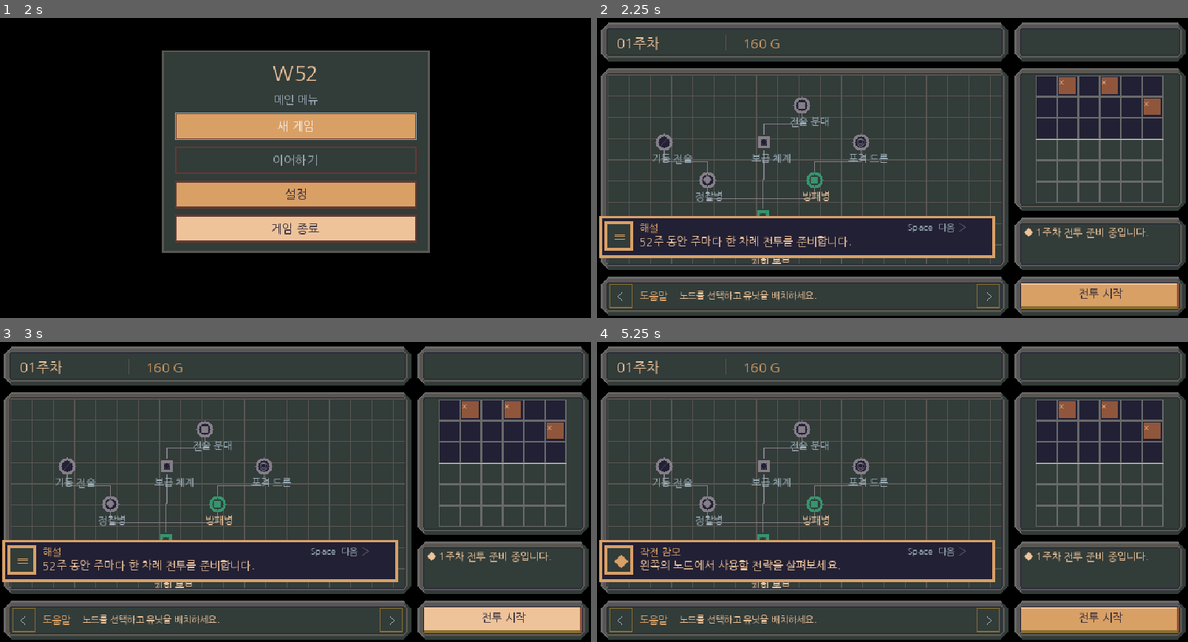
Above: before the commit, frames 1-4 (two rows, left to right).
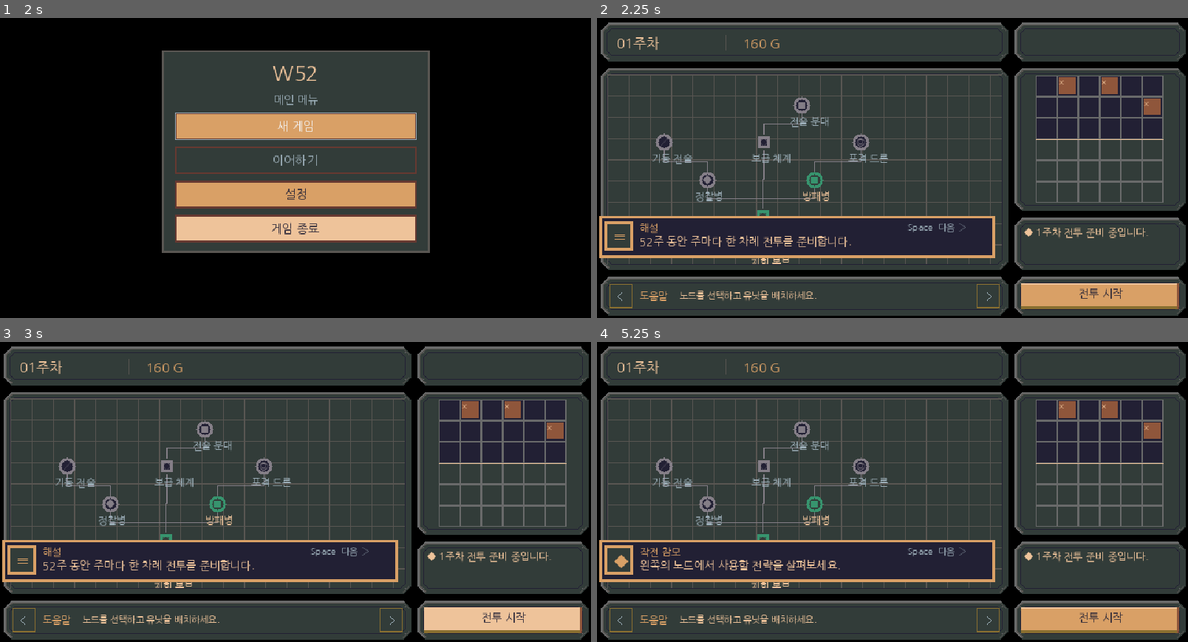
Above: after the commit, the same moments.

Repository: xcliming-svg/w52
Game: Godot game, scene res://main.tscn
The game is run twice, just before and just after one commit, with the same random seed, the same clock (stepped at 60 frames per second) and the same inputs.
Inputs (mouse positions are in pixels of both pictures, inside the frame that each line leads up to):
- Up to frame 1 (2 s): tap Enter at 0.5, 0.6 s; move the mouse to (425, 135) at 0.52 s; click (425, 135) at 0.67 s; tap Space at 0.77, 1.07, 1.25 s; tap Keypad Enter at 0.8 s; drag from (177, 168) to (265, 219) at 1.27 s
- Up to frame 2 (2.25 s): click "새 게임" at 2 s
- Up to frame 3 (3 s): click (502, 621) at 2.75 s
- Up to frame 4 (5.25 s): click (1099, 621) at 3.5 s; click (1099, 621) at 4.25 s; tap Enter at 5 s; move the mouse to (892, 477) at 5.02 s; tap Space at 5.1 s; click (892, 477) at 5.17 s

Frame 1 is identical in both runs. In frame 2, 6.4% of the frame differs, in the area x 1-100%, y 2-99%; in frame 3, 6.4%; in frame 4, 6.4%.

Commit message:
fix(devel): align HTML v8 metal screws and restore Web fullscreen input

Diff:
--- a/scripts/game.gd
+++ b/scripts/game.gd
@@ -588,11 +588,13 @@
     draw_rect(rect, border)
     draw_rect(rect.grow(-1.0), fill)
 
-# Each beveled layer is a run of integer pixels. No subpixel edges or antialiasing.
-func _frame_layer(frame: Rect2i, inset: int, fill: Color, lit: Color, shade: Color) -> void:
+# Match the reference HTML v8 nested 2px outer / 4px middle / 1px inner
+# bevel. Each successive clipped octagon cuts deeper into the corners.
+# Row fills are integer pixel spans; no antialiased diagonal drawing.
+func _frame_layer(frame: Rect2i, inset: int, edge_width: int, fill: Color, lit: Color, shade: Color) -> void:
     var a := frame.position + Vector2i(inset, inset)
     var e := frame.end - Vector2i(inset, inset)
-    var cut := maxi(0, 8 - inset)
+    var cut := UI.metal_corner_cut(inset)
     for y in range(a.y, e.y):
         var from_corner := mini(y - a.y, e.y - 1 - y)
         var clip_left := maxi(0, cut - from_corner)
@@ -601,31 +603,33 @@
         if x1 <= x0:
             continue
         draw_rect(Rect2(x0, y, x1 - x0, 1), fill)
-        if y - a.y < 2:
+        if edge_width <= 0:
+            continue
+        if y - a.y < edge_width:
             draw_rect(Rect2(x0, y, x1 - x0, 1), lit)
-        elif e.y - 1 - y < 2:
+        elif e.y - 1 - y < edge_width:
             draw_rect(Rect2(x0, y, x1 - x0, 1), shade)
         else:
-            draw_rect(Rect2(x0, y, mini(2, x1 - x0), 1), lit)
-            draw_rect(Rect2(x1 - mini(2, x1 - x0), y, mini(2, x1 - x0), 1), shade)
+            var side := mini(edge_width, x1 - x0)
+            draw_rect(Rect2(x0, y, side, 1), lit)
+            draw_rect(Rect2(x1 - side, y, side, 1), shade)
 
 
 func _draw_screw(top_left: Vector2i) -> void:
-    # Five opaque pixels keep the 3px screw centered on the diagonal metal band.
-    # The four footprint corners remain uncovered, protecting the 1px inner rim.
-    draw_rect(Rect2(Vector2(top_left + Vector2i(1, 0)), Vector2.ONE), UI.METAL_LIGHT)
-    draw_rect(Rect2(Vector2(top_left + Vector2i(0, 1)), Vector2.ONE), UI.METAL_LIGHT)
-    draw_rect(Rect2(Vector2(top_left + Vector2i(1, 1)), Vector2.ONE), UI.METAL_MID)
-    draw_rect(Rect2(Vector2(top_left + Vector2i(2, 1)), Vector2.ONE), UI.METAL_DARK)
-    draw_rect(Rect2(Vector2(top_left + Vector2i(1, 2)), Vector2.ONE), UI.METAL_DARK)
+    # v8 reference: 3px diameter, dark #323c39 circular rim and one
+    # #847e87 central reflection. A 5-pixel cross is the 3x3 raster circle.
+    # Leave the four footprint corners untouched (no black 3x3 patch).
+    for offset in [Vector2i(1, 0), Vector2i(0, 1), Vector2i(2, 1), Vector2i(1, 2)]:
+        draw_rect(Rect2(Vector2(top_left + offset), Vector2.ONE), UI.METAL_DARK)
+    draw_rect(Rect2(Vector2(top_left + Vector2i.ONE), Vector2.ONE), UI.TREE_LINE)
 
 
 func _draw_frame(panel_id: String) -> void:
     var f := UI.frame_rect(panel_id)
-    _frame_layer(f, 0, UI.METAL_MID, UI.METAL_LIGHT, UI.METAL_DARK)
-    _frame_layer(f, 2, UI.METAL_MID, UI.METAL_MID, UI.METAL_DARK)
-    _frame_layer(f, 6, UI.EDGE_DARK, UI.EDGE_DARK, UI.EDGE_DARK)
-    _frame_layer(f, 7, UI.PANEL, UI.PANEL, UI.PANEL)
+    _frame_layer(f, 0, 2, UI.METAL_MID, UI.METAL_LIGHT, UI.METAL_DARK)
+    _frame_layer(f, 2, 1, UI.METAL_DARK, UI.METAL_MID, UI.METAL_DARK)
+    _frame_layer(f, 6, 0, UI.EDGE_DARK, UI.EDGE_DARK, UI.EDGE_DARK)
+    _frame_layer(f, 7, 0, UI.PANEL, UI.PANEL, UI.PANEL)
     for origin in UI.screw_origins(panel_id):
         _draw_screw(origin)
 
--- a/scripts/settings_manager.gd
+++ b/scripts/settings_manager.gd
@@ -36,11 +36,22 @@
     _save_settings()
 
 
+func is_fullscreen() -> bool:
+    # Browser Esc and OS window controls can change the actual state outside
+    # the settings menu. Read the window rather than a cached preference.
+    var mode := DisplayServer.window_get_mode()
+    return mode == DisplayServer.WINDOW_MODE_FULLSCREEN \
+        or mode == DisplayServer.WINDOW_MODE_EXCLUSIVE_FULLSCREEN
+
+
 func set_fullscreen(enabled: bool) -> void:
-    # On the Web, this is invoked directly from the settings button event.
+    # Web callers must request fullscreen inside an active input event.
     fullscreen = enabled
     _apply_fullscreen()
-    _save_settings()
+    # A saved web fullscreen preference cannot be restored on reload because
+    # browsers prohibit fullscreen without a fresh user gesture.
+    if not OS.has_feature("web"):
+        _save_settings()
 
 
 func _ensure_bus(bus_name: String) -> void:
--- a/scripts/settings_menu.gd
+++ b/scripts/settings_menu.gd
@@ -4,6 +4,7 @@
 
 const UI = preload("res://scripts/ui_style.gd")
 var settings_store: Node
+var fullscreen_toggle: CheckButton
 
 
 func _ready() -> void:
@@ -12,18 +13,63 @@
     _add_volume_row(column, "음악 음량", "Music", float(settings_store.get("music_volume")))
     _add_volume_row(column, "효과음 음량", "SFX", float(settings_store.get("sfx_volume")))
 
-    var fullscreen_toggle := CheckButton.new()
+    fullscreen_toggle = CheckButton.new()
     fullscreen_toggle.text = "전체화면"
-    fullscreen_toggle.button_pressed = bool(settings_store.get("fullscreen"))
+    fullscreen_toggle.set_pressed_no_signal(bool(settings_store.call("is_fullscreen")))
     fullscreen_toggle.add_theme_font_size_override("font_size", 12)
     fullscreen_toggle.add_theme_color_override("font_color", UI.TEXT)
     column.add_child(fullscreen_toggle)
-    fullscreen_toggle.toggled.connect(func(enabled: bool) -> void: settings_store.call("set_fullscreen", enabled))
+    if OS.has_feature("web"):
+        # Web security requires the request while the original mouse/key event
+        # is active. Handle that event in _input, before GUI signal dispatch.
+        # A browser Esc can also leave fullscreen without toggling this button.
+        get_window().size_changed.connect(_sync_fullscreen_on_resize)
+    else:
+        fullscreen_toggle.toggled.connect(func(enabled: bool) -> void: settings_store.call("set_fullscreen", enabled))
 
     var back_button: Button = UI.make_button("뒤로 가기")
     column.add_child(back_button)
     back_button.pressed.connect(func() -> void: close_requested.emit())
     back_button.grab_focus()
+
+
+func _input(event: InputEvent) -> void:
+    if not OS.has_feature("web") or fullscreen_toggle == null:
+        return
+    if event is InputEventMouseButton:
+        var mouse := event as InputEventMouseButton
+        if mouse.button_index == MOUSE_BUTTON_LEFT \
+                and fullscreen_toggle.get_global_rect().has_point(mouse.position):
+            if mouse.pressed:
+                fullscreen_toggle.grab_focus()
+                _toggle_web_fullscreen()
+            # Consume press and release so BaseButton does not toggle again.
+            get_viewport().set_input_as_handled()
+    elif event is InputEventKey:
+        var key := event as InputEventKey
+        if fullscreen_toggle.has_focus() and (key.keycode == KEY_SPACE \
+                or key.keycode == KEY_ENTER or key.keycode == KEY_KP_ENTER):
+            if key.pressed and not key.echo:
+                _toggle_web_fullscreen()
+            get_viewport().set_input_as_handled()
+
+
+func _toggle_web_fullscreen() -> void:
+    var enabled := not bool(settings_store.call("is_fullscreen"))
+    # Calling from _input retains the browser's trusted user gesture.
+    settings_store.call("set_fullscreen", enabled)
+    fullscreen_toggle.set_pressed_no_signal(enabled)
+
+
+func _sync_fullscreen_on_resize() -> void:
+    # Resize/fullscreen exit is asynchronous in browsers; inspect window state
+    # after the resize notification rather than using cached settings.
+    call_deferred("_sync_fullscreen_indicator")
+
+
+func _sync_fullscreen_indicator() -> void:
+    if is_instance_valid(fullscreen_toggle):
+        fullscreen_toggle.set_pressed_no_signal(bool(settings_store.call("is_fullscreen")))
 
 
 func _add_volume_row(column: VBoxContainer, label_text: String, bus_name: String, volume: float) -> void:
--- a/scripts/ui_style.gd
+++ b/scripts/ui_style.gd
@@ -35,6 +35,9 @@
 const TOP_BLANK := 36
 const FRAME_THICKNESS := 7
 const SCREW_DIAMETER := 3
+# v8 CSS reference: border-box cut=8; middle inset=2/cut=7;
+# dark inner rim inset=6/cut=5; panel core inset=7/cut=4.
+# The progressively deeper diagonal cuts keep the 3px screw centered on metal.
 const PANEL_IDS := ["L1", "L2", "L3", "R1", "R2", "R3", "R4"]
 const DIALOGUE_RECT := Rect2i(4, 251, 426, 43)
 
@@ -73,6 +76,20 @@
     var inset := FRAME_THICKNESS
     return Rect2i(frame.position + Vector2i(inset, inset),
         frame.size - Vector2i(inset * 2, inset * 2))
+
+
+static func metal_corner_cut(inset: int) -> int:
+    match inset:
+        0:
+            return 8
+        2:
+            return 7
+        6:
+            return 5
+        7:
+            return 4
+    push_error("Invalid metal layer inset: %d" % inset)
+    return 0
 
 
 static func screw_origins(panel_id: String) -> Array[Vector2i]:
--- a/tests/w52_ui_smoke.gd
+++ b/tests/w52_ui_smoke.gd
@@ -55,6 +55,19 @@
     }
     if UI.PANEL_IDS.size() != 7 or UI.SCREW_DIAMETER != 3 or UI.FRAME_THICKNESS != 7:
         push_error("W52 smoke: wrong seven-panel metal hardware contract")
+        return false
+    # v8 CSS bevel polygons use deeper cuts at every nested layer;
+    # the former 8-inset formula exposed panel fill under the corner screw.
+    for inset in [0, 2, 6, 7]:
+        var expected_cut := 8 if inset == 0 else (7 if inset == 2 else (5 if inset == 6 else 4))
+        if UI.metal_corner_cut(inset) != expected_cut:
+            push_error("W52 smoke: v8 nested metal diagonal cut incorrect")
+            return false
+    # At diagonal x+y=13 (the center of the 3px screw), the
+    # 6px inner rim and 7px panel core must not overwrite the metal band.
+    if 6 + 6 + UI.metal_corner_cut(6) != 17 \
+            or 7 + 7 + UI.metal_corner_cut(7) != 18:
+        push_error("W52 smoke: diagonal screw band not centered between cuts")
         return false
     var screws := 0
     for id in UI.PANEL_IDS:
Not shown, changed: docs/UI_IMPLEMENTATION_AUDIT.md
